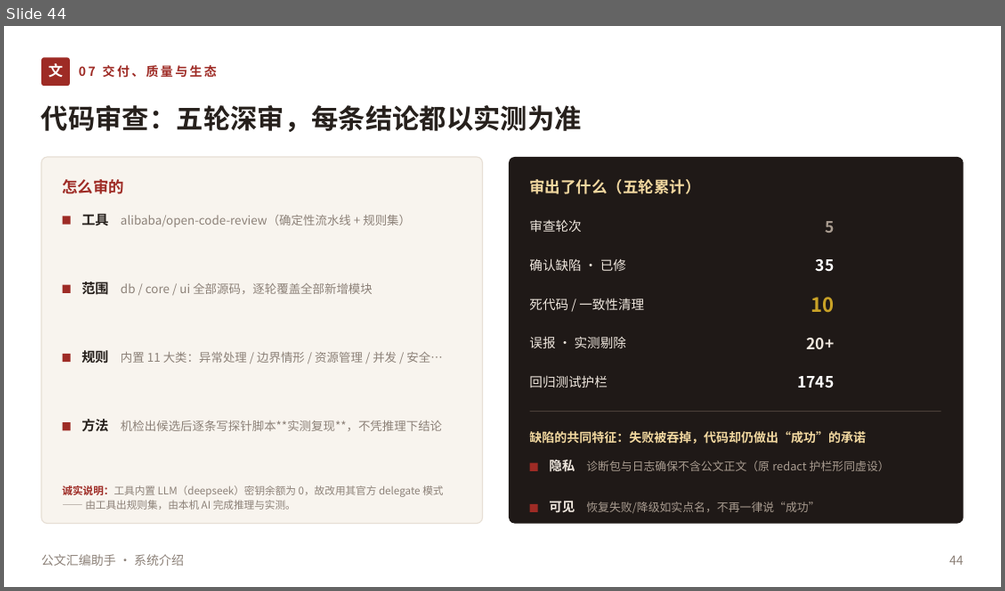
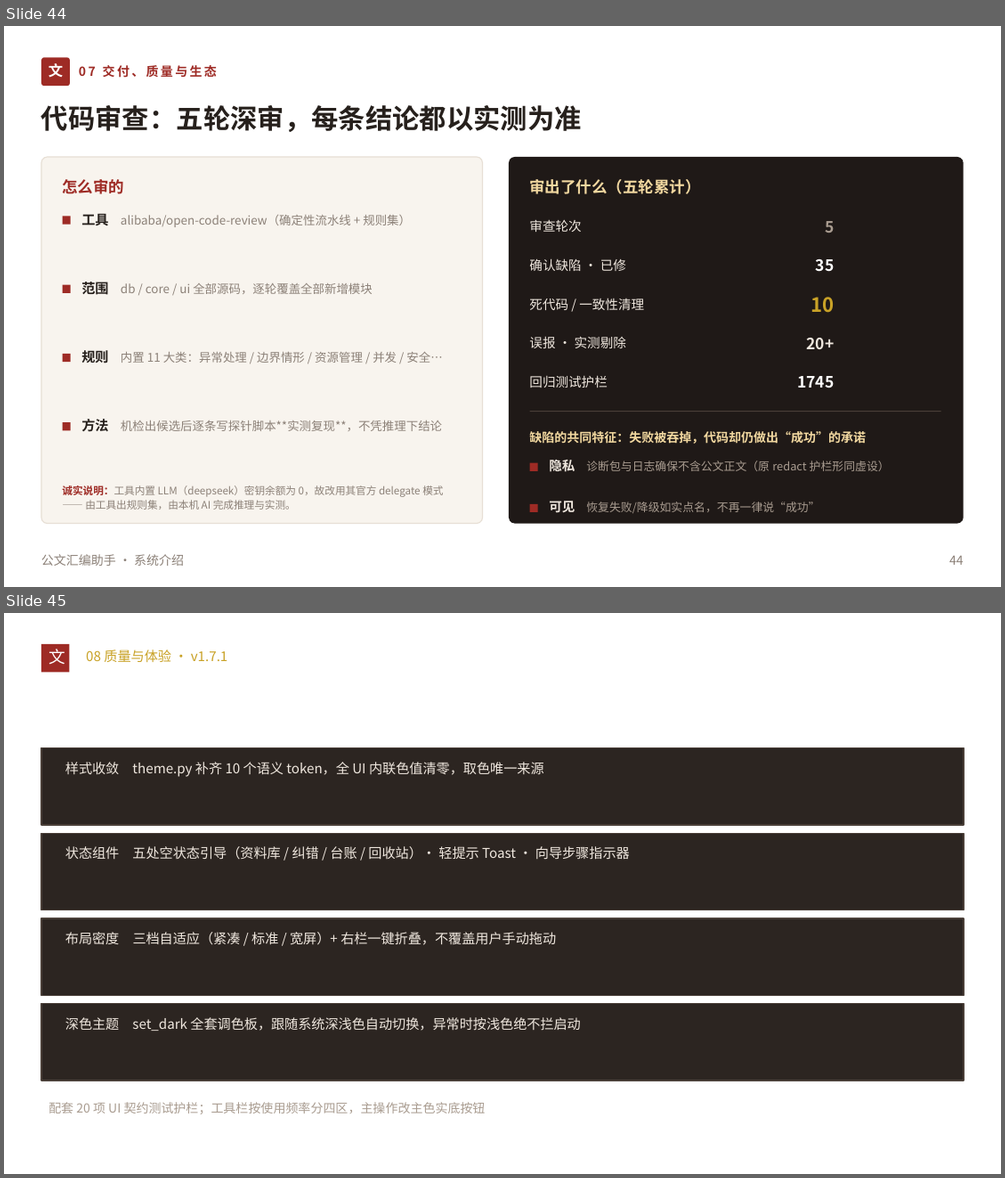
Before and after one commit to lzh745200/gwtool, a slide deck: 公文汇编助手-系统介绍.pptx. Shown one above the other, each under a label of ours: slide 44 before the commit, slides 44 and 45 after it. The pictures are 1005x591 and 1005x1178 pixels, drawn with LibreOffice and Linux fonts; fonts in the diff are those of the drawing. Boxes give left, top, right and bottom in pixels: in the first picture for what was removed or moved away, otherwise in the second. Text is boxed around its words. In the diff, an @@ line names an element or a change of style, - is before the commit and + after.

Commit message:
docs(ppt): 系统介绍同步 v1.7.2——新增 08 UI 设计方案 / 09 全面排查两页，版本号与测试数更新

```diff
--- a/公文汇编助手-系统介绍.pptx
+++ b/公文汇编助手-系统介绍.pptx
@@ slide 45 added at (4, 613, 1001, 1174), background #FFFFFF @@
@@ rectangle added at (41, 644, 70, 673), fill #9E2B25 @@
@@ text added at (48, 649, 65, 665), 16 pt, text #FFFFFF @@
+文
@@ text added at (86, 649, 228, 662), 13 pt, text #C9A227 @@
+08 质量与体验 · v1.7.1
@@ rectangle added at (41, 748, 963, 826), fill #2C2521, outline #4A3F38 1 pt @@
@@ text added at (65, 762, 544, 777), 13 pt, text #EFE7DE @@
+样式收敛 theme.py 补齐 10 个语义 token，全 UI 内联色值清零，取色唯一来源
@@ rectangle added at (41, 833, 963, 910), fill #2C2521, outline #4A3F38 1 pt @@
@@ text added at (65, 846, 630, 860), 13 pt, text #EFE7DE @@
+状态组件 五处空状态引导（资料库 / 纠错 / 台账 / 回收站）· 轻提示 Toast · 向导步骤指示器
@@ rectangle added at (41, 918, 963, 995), fill #2C2521, outline #4A3F38 1 pt @@
@@ text added at (65, 932, 556, 945), 13 pt, text #EFE7DE @@
+布局密度 三档自适应（紧凑 / 标准 / 宽屏）+ 右栏一键折叠，不覆盖用户手动拖动
@@ rectangle added at (41, 1004, 963, 1080), fill #2C2521, outline #4A3F38 1 pt @@
@@ text added at (65, 1017, 581, 1030), 13 pt, text #EFE7DE @@
+深色主题 set_dark 全套调色板，跟随系统深浅色自动切换，异常时按浅色绝不拦启动
@@ text added at (48, 1102, 485, 1114), 12 pt, text #A99C90 @@
+配套 20 项 UI 契约测试护栏；工具栏按使用频率分四区，主操作改主色实底按钮
```
Also in this commit, not shown: 2 slides changed, 1 other slide added.
